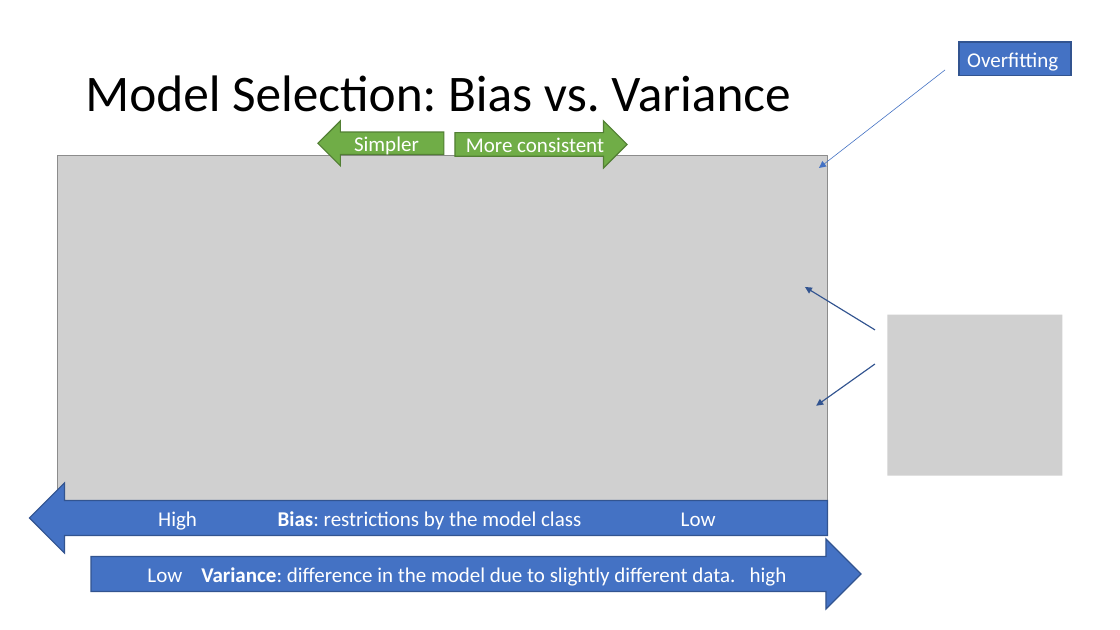
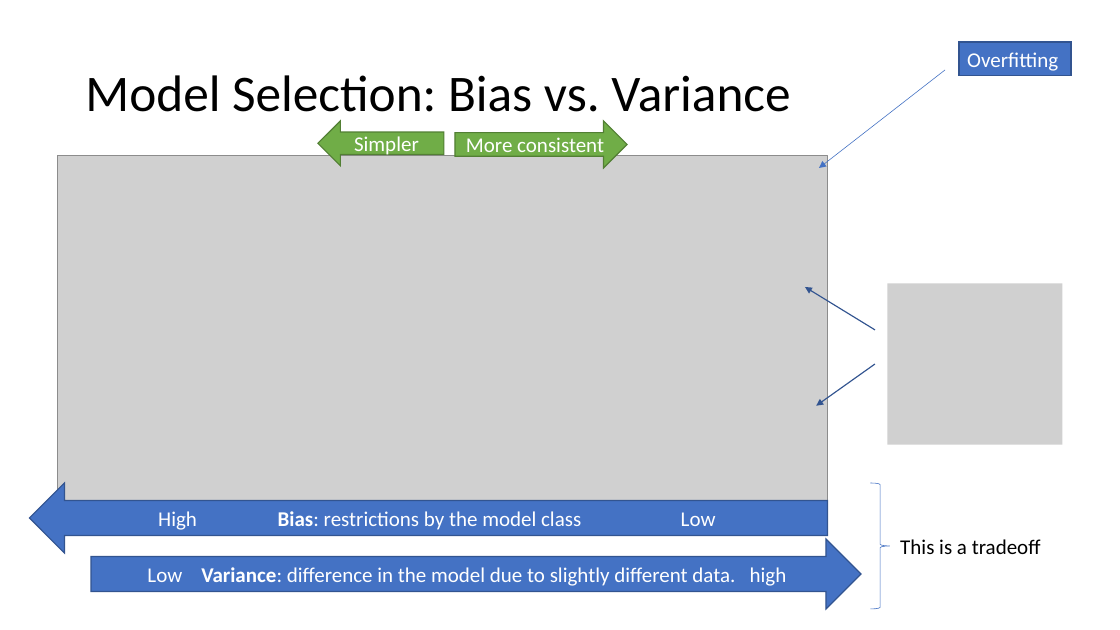
Before and after one commit to mhahsler/CS7320-AI, a slide deck: slide 10 of slides/19_ML_intro.pptx (slide 11 before the commit). Drawn at 1120x630 pixels with LibreOffice and Linux fonts; fonts in the diff are those of the drawing; grey boxes stand for pictures. Boxes give left, top, right and bottom in pixels: in the first picture for what was removed or moved away, otherwise in the second. Text is boxed around its words. In the diff, an @@ line names an element or a change of style, - is before the commit and + after.

```diff
--- a/slides/19_ML_intro.pptx
+++ b/slides/19_ML_intro.pptx
@@ picture: place and size @@
-picture at [888,315,1063,476]
+picture at [888,283,1063,444]
@@ right brace added at [870,483,890,609], outline #4472C4 0.5 pt @@
@@ text added at [900,539,1041,554], 18 pt, text #000000 @@
+This is a tradeoff
```
Also in this commit, not shown: 15 other slides changed, 2 slides added, 2 slides removed, 1 other file.
